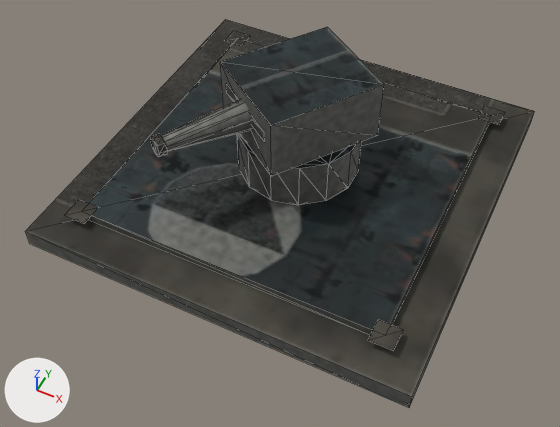
A saved change to the glTF model game/world/models/spinal_laser.glb.
Camera for both pictures: a 50 mm lens placed at (1.05, -2.28, 2.57), pointed at (0.05, -0.29, 0.08). Every picture has the same lights, and +X, +Y and +Z are marked at lower left. The picture after the commit comes second. Mesh edges are drawn as thin lines. Vertices at exactly the same position are counted once.

The first picture shows 'te_spinal_laser'.
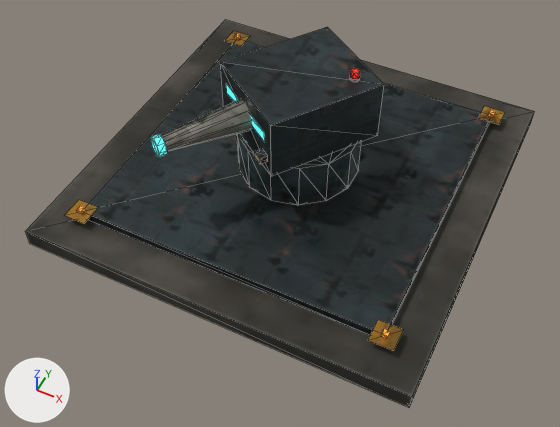
Boxes [x1, y1, x2, y2] around the edits, measured in the pictures (560 x 427 px; the box of a moved part takes in the faces that stretch with it):
part 1 of me_te_spinal_laser, added: after [76, 206, 86, 214]
part 2 of me_te_spinal_laser, added: after [382, 329, 391, 339]
part 3 of me_te_spinal_laser, added: after [254, 148, 268, 164]
part 4 of me_te_spinal_laser, added: after [350, 68, 360, 79]
part 5 of me_te_spinal_laser, moved or reshaped: [151, 137, 159, 157] in both
part 6 of me_te_spinal_laser, surface changed: [25, 19, 535, 407] in both

The change, as a diff of the scene's bpy script:
```diff
--- a/game/world/models/spinal_laser.glb.py
+++ b/game/world/models/spinal_laser.glb.py
@@ me_te_spinal_laser @@
 # used by ob_te_spinal_laser; location = (0.0, 0.0, 0.0)
-me_te_spinal_laser.from_pydata(...)  # 108 vertices, 162 faces; spans x -0.86..0.86, y -0.86..0.86, z 0.0..0.61
+me_te_spinal_laser.from_pydata(...)  # 176 vertices, 264 faces; spans x -0.86..0.86, y -0.86..0.86, z 0.0..0.65
+# me_te_spinal_laser part 1: a new loose piece, a box spanning x -0.701..-0.676, y -0.701..-0.676, z 0.121..0.139, in mat_te_spinal_laser
+# me_te_spinal_laser part 2: a new loose piece, a box spanning x 0.676..0.701, y -0.701..-0.676, z 0.121..0.139, in mat_te_spinal_laser
+# me_te_spinal_laser part 3: the loose piece of 8 vertices spanning x -0.33..0.33, y -0.34..0.34, z 0.34..0.61 is copied, and the copy is scaled about its middle by (0.0955, 0.0806, 0.11), then moved by (-0.02, -0.32, -0.06); it spans x -0.05..0.01, y -0.35..-0.29, z 0.4..0.43
+# me_te_spinal_laser part 4: a new loose piece, a 6-sided cylinder along z spanning x 0.193..0.225, y 0.043..0.079, z 0.624..0.653, in mat_te_spinal_laser
+# me_te_spinal_laser part 5
+# 10 faces are deleted
+# 10 new faces join them
+# me_te_spinal_laser part 6: 150 kept faces spanning x -0.86..0.86, y -0.86..0.86, z 0.0..0.61 get new texture (UV) coordinates
+# other edits to the shape of me_te_spinal_laser do not show in these pictures
 me_te_spinal_laser.materials.append(mat_te_spinal_laser)
```
